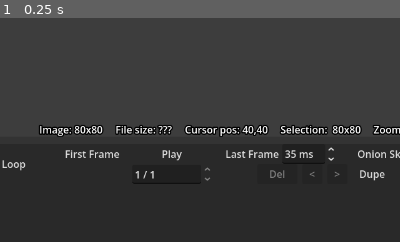
Above: before the commit, frame 1.
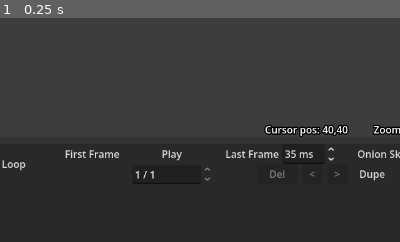
Above: after the commit, the same moment.

Repository: erlog135/Ripple
Game: Godot game, scene res://scenes/Editor.tscn
Two runs of this game, one before a commit and one after it. Both use one fixed random seed, a clock stepped at 60 frames per second and the inputs below.
Inputs:
- Up to frame 1 (0.25 s): no input
The pictures show only the part of the screen within x 29-79%, y 39-89%; the shares and areas given below are measured in that part.

The runs differ from the first frame. In frame 1, 2.4% of the frame differs, in the area x 9-91%, y 47-54%.

Commit message:
improve tools

Diff:
--- a/scenes/interface/CanvasArea.tscn
+++ b/scenes/interface/CanvasArea.tscn
@@ -93,14 +93,12 @@
 layout_mode = 2
 theme_override_colors/font_outline_color = Color(0, 0, 0, 1)
 theme_override_constants/outline_size = 8
-text = "Image: 80x80"
 horizontal_alignment = 1
 
 [node name="FileSize" type="Label" parent="HUDLayer/InfoLabels" unique_id=2120023147]
 layout_mode = 2
 theme_override_colors/font_outline_color = Color(0, 0, 0, 1)
 theme_override_constants/outline_size = 8
-text = "File size: ???"
 horizontal_alignment = 1
 
 [node name="CursorPosition" type="Label" parent="HUDLayer/InfoLabels" unique_id=973851150]
@@ -114,7 +112,6 @@
 layout_mode = 2
 theme_override_colors/font_outline_color = Color(0, 0, 0, 1)
 theme_override_constants/outline_size = 8
-text = "Selection:  80x80"
 horizontal_alignment = 1
 
 [node name="ZoomLevel" type="Label" parent="HUDLayer/InfoLabels" unique_id=1740279319]
--- a/scenes/interface/aux_windows/TabItem.tscn
+++ b/scenes/interface/aux_windows/TabItem.tscn
@@ -33,6 +33,8 @@
 offset_top = 56.0
 offset_right = 80.0
 offset_bottom = 79.0
+theme_override_colors/font_outline_color = Color(0, 0, 0, 1)
+theme_override_constants/outline_size = 6
 theme_override_font_sizes/font_size = 10
 text = "80×80"
 horizontal_alignment = 1
--- a/scenes/interface/aux_windows/tools/rectangle_tool.gd
+++ b/scenes/interface/aux_windows/tools/rectangle_tool.gd
@@ -39,9 +39,9 @@
 	)
 
 	var alt := Input.is_key_pressed(KEY_ALT)
-	var ctrl := Input.is_key_pressed(KEY_CTRL)
+	var shift := Input.is_key_pressed(KEY_SHIFT)
 
-	var points := _calculate_rect_points(_drag_start, snapped_pos, alt, ctrl)
+	var points := _calculate_rect_points(_drag_start, snapped_pos, alt, shift)
 
 	# Update editor state
 	EditorState.update_shape_preview(
--- a/scenes/interface/document_gizmos.gd
+++ b/scenes/interface/document_gizmos.gd
@@ -80,13 +80,13 @@
 func _draw() -> void:
 	if EditorState.is_playing:
 		return
+	_draw_shape_preview()
 	if EditorState.current_zoom >= 10.0:
 		_draw_pixel_grid()
 	_draw_document_bounds()
 	_draw_skeletons()
 	_draw_angle_validation()
 	_draw_line_pen_preview()
-	_draw_shape_preview()
 	_draw_drag_selection_box()
 	_draw_selection_box()
 
@@ -97,10 +97,10 @@
 	var br := inv * (vp_rect.position + vp_rect.size)
 
 	var x_start := floori(tl.x)
-	var x_end   := ceili(br.x)
+	var x_end := ceili(br.x)
 	var y_start := floori(tl.y)
-	var y_end   := ceili(br.y)
-	var line_w  := 1.0 / EditorState.current_zoom
+	var y_end := ceili(br.y)
+	var line_w := 1.0 / EditorState.current_zoom
 
 	for x in range(x_start, x_end + 1):
 		draw_line(Vector2(x, y_start), Vector2(x, y_end), GRID_COLOR, line_w)
@@ -454,10 +454,10 @@
 		0.0,
 		0.32175055439664219,
 		0.46364760900080611,
-		0.78539816339744831,  # PI / 4
+		0.78539816339744831, # PI / 4
 		1.10714871779409040,
 		1.24904577239825420,
-		1.57079632679489662,  # PI / 2
+		1.57079632679489662, # PI / 2
 	]
 	for permitted: float in PERMITTED:
 		if absf(half_angle - permitted) < ANGLE_TOLERANCE_RAD:
Not shown: 1 places in scenes/interface/CanvasArea.tscn that only renumber resources
